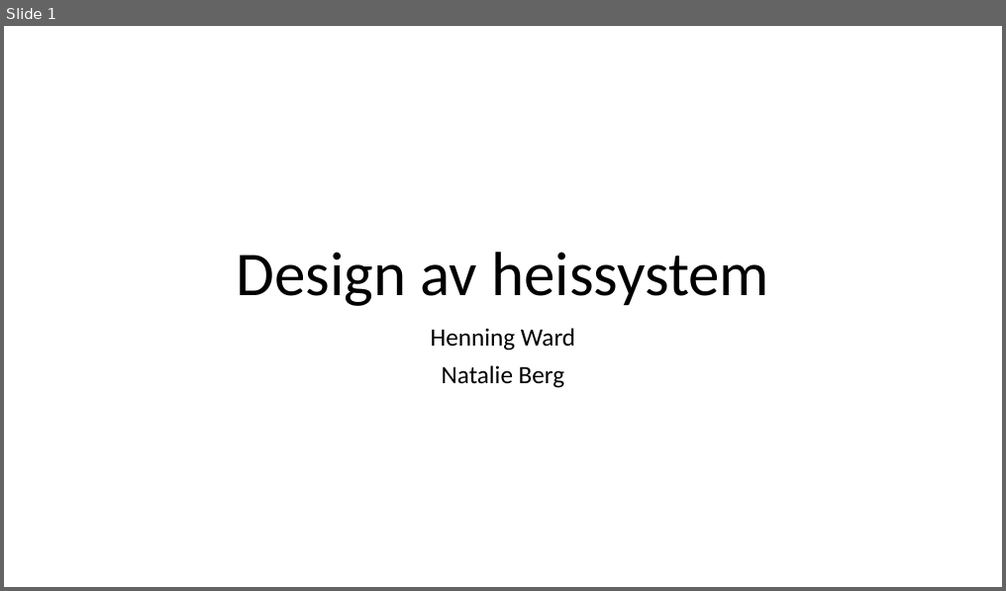
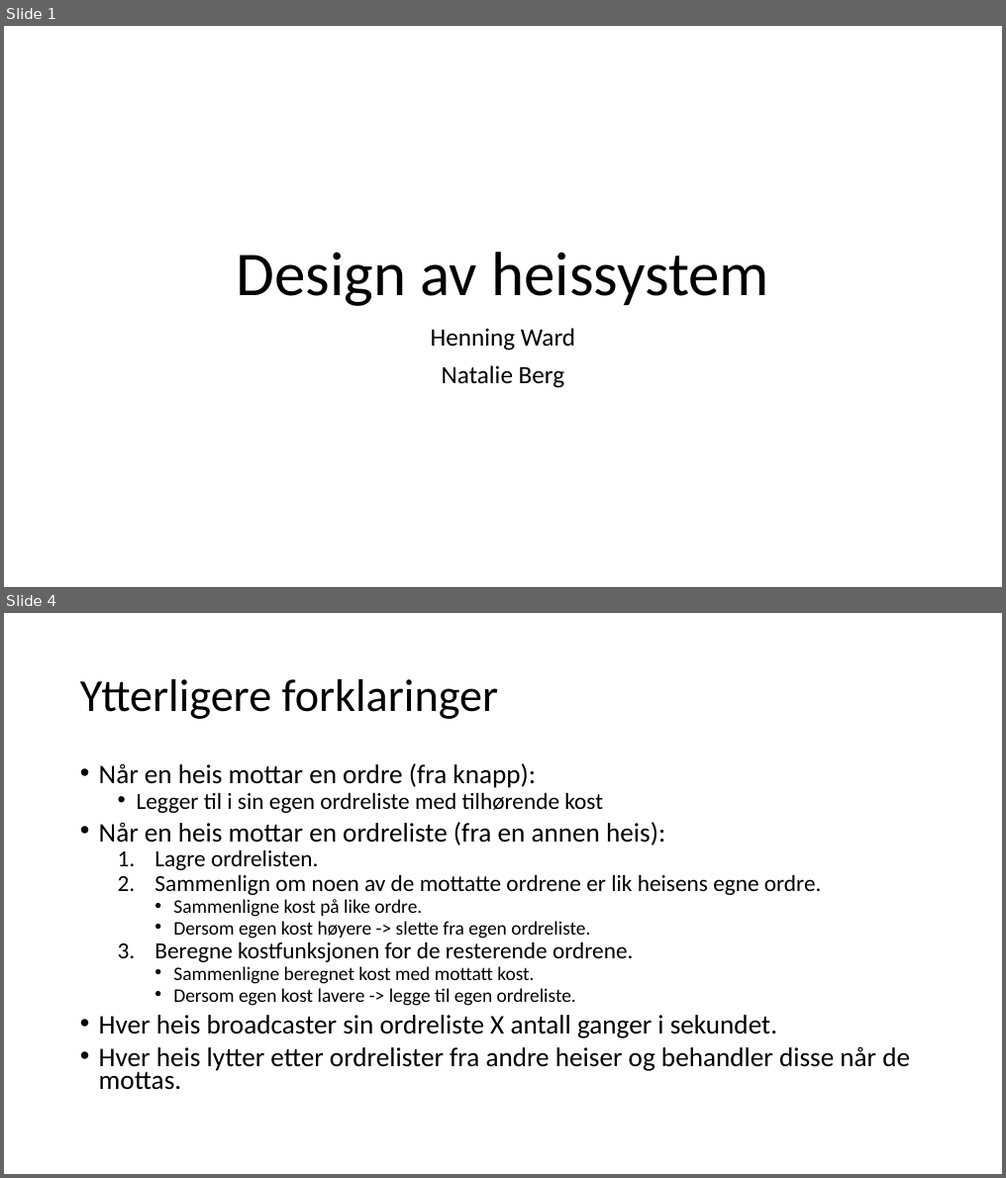
Before and after one commit to henningward/sanntid, a slide deck: heisdesign.pptx. Shown one above the other, each under a label of ours: slide 1 before the commit, slides 1 and 4 after it; the slides between them are not shown. The pictures are 1006x591 and 1006x1178 pixels, drawn with LibreOffice and Linux fonts; fonts in the diff are those of the drawing. Boxes give left, top, right and bottom in pixels: in the first picture for what was removed or moved away, otherwise in the second. Text is boxed around its words. In the diff, an @@ line names an element or a change of style, - is before the commit and + after.

```diff
--- a/heisdesign.pptx
+++ b/heisdesign.pptx
@@ slide 4 added at [4, 613, 1002, 1174], background #FFFFFF @@
@@ title added at [80, 679, 499, 719], 44 pt, text #000000 @@
+Ytterligere forklaringer
@@ text added at [99, 763, 910, 1090], 25.9 pt, text #000000 @@
+• Når en heis mottar en ordre (fra knapp):
+  • Legger til i sin egen ordreliste med tilhørende kost
+• Når en heis mottar en ordreliste (fra en annen heis):
+  1. Lagre ordrelisten.
+  2. Sammenlign om noen av de mottatte ordrene er lik heisens egne ordre.
+    • Sammenligne kost på like ordre.
+    • Dersom egen kost høyere -> slette fra egen ordreliste.
+  3. Beregne kostfunksjonen for de resterende ordrene.
+    • Sammenligne beregnet kost med mottatt kost.
+    • Dersom egen kost lavere -> legge til egen ordreliste.
+• Hver heis broadcaster sin ordreliste X antall ganger i sekundet.
+• Hver heis lytter etter ordrelister fra andre heiser og behandler disse når de mottas.
```
Also in this commit, not shown: 1 slide changed, 2 other slides added, 1 slide removed, 1 other file.
